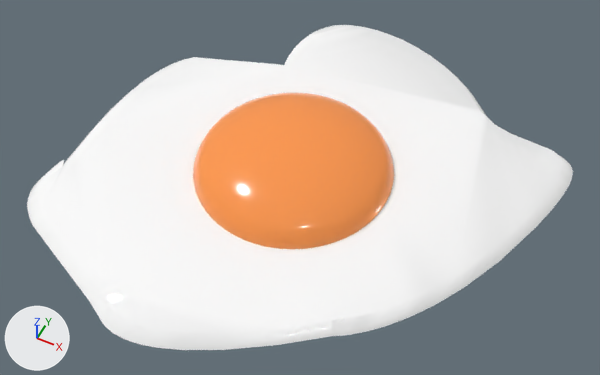
The glTF model fried_egg/scene.gltf: old version first, new version second.
The view is the same before and after, from a 50 mm lens placed at (9.63, -18.73, 22.89), pointed at (0.54, -0.55, 0.17). The lights are fixed; the arrows at lower left show +X, +Y and +Z. The picture after the commit comes second. Where no turn or scale is listed for an object, it has been applied to the vertices. Vertices at exactly the same position are counted once.
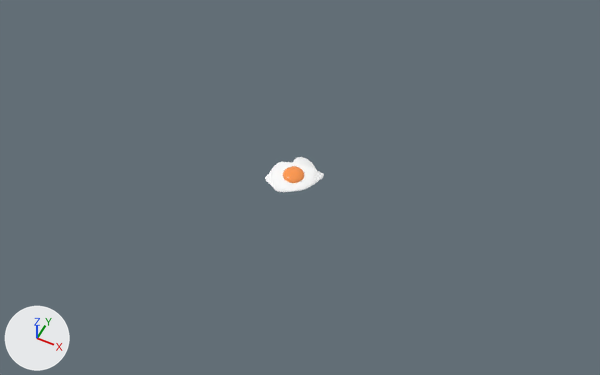
Where the change shows, as pixel boxes [x1, y1, x2, y2] in the pictures (600 x 375 px):
'Object_3', deleted: before [27, 25, 573, 350]
'Object_2', reshaped, rescaled (70% narrower, 77% shorter): before [193, 93, 394, 249]; after [265, 157, 324, 192]
part 1 of me_object_0_003, added: after [265, 157, 324, 192]

What changed in the scene script:
```text
Change me_object_0_003:
    used by ob_object_2; parent = ob_ca134f1b9916474b989866f474552998_obj_cleaner_materialmerger_gles; location = (0.0, 0.0, 0.0)
    remove me_object_0_003.from_pydata(...)  # 1233 vertices, 2384 faces; spans x -40.8..40.8, y -21.0..-5.0, z -40.8..40.8
    add me_object_0_003.from_pydata(...)  # 9637 vertices, 19346 faces; spans x -107.6..115.3, y -21.0..2.0, z -78.6..93.4
    me_object_0_003 part 1: 312 vertices added at x -107.6..115.3, y -5.0..0.0, z -78.6..93.4
    other edits to the shape of me_object_0_003 do not show in these pictures
    add me_object_0_003.materials.append(mat_scene___root)
    add me_object_0_003.materials.append(mat_mat_1)  # white #ffffff
Change ob_object_2:
    ob_object_2.scale: (1.0, 1.0, 1.0) -> (0.109, 0.109, 0.109)
Remove ob_object_3:
    ob_object_3 = bpy.data.objects.new('Object_3', me_object_1_002)
    ob_object_3.location = (0.0, 0.0, 0.0)
```
